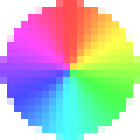
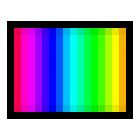
Comparing the layer stacks of the two 140 × 140 images. Changes:
renamed "hsv" to "frame", opacity 70% → 100%, painted on it over (0, 0, 140, 140)
renamed "white" to "hsv", painted on it over (0, 0, 140, 140)
